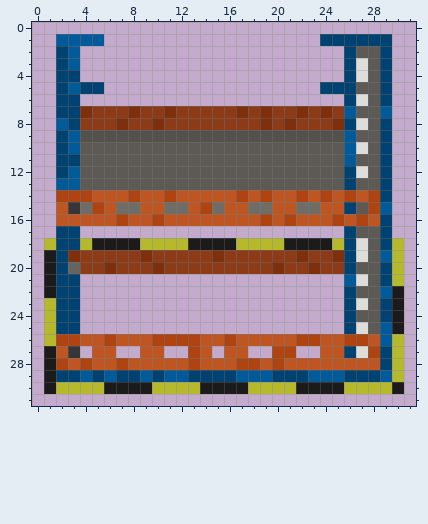
File history of a pixel-art sprite, Resources/Textures/_NF/Structures/Storage/crate_storage_rack.rsi/fill-0.png. The picture above was drawn from the file before the commit.
The file is 32x32 pixels. Colours within 5 levels of each other are drawn and written as one.
New version:
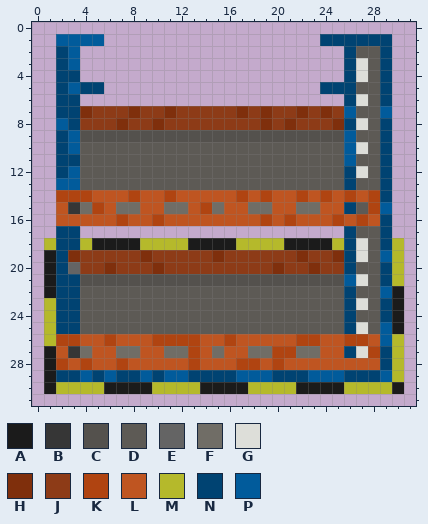
Palette (. is transparent): A #1b1b1b  B #363636  C #54514d  D #5d5a55  E #646464  F #706d66  G #ddded9  H #7f2f0c  J #8d3b17  K #b04411  L #bf5521  M #b5b92b  N #004372  P #015b9b
From old to new:
The author put colour C in row 21 at x 4 to 25.
The author put colour D in rows 22 to 25 at x 4 to 25.
The author put colour F in row 27 at x 4, 7 to 8, 11 to 12, 15, 18 to 19 and 22 to 23.
Boxes around the changes in both pictures, in picture pixels (x1, y1, x2, y2):
added: (80, 274, 344, 358)
